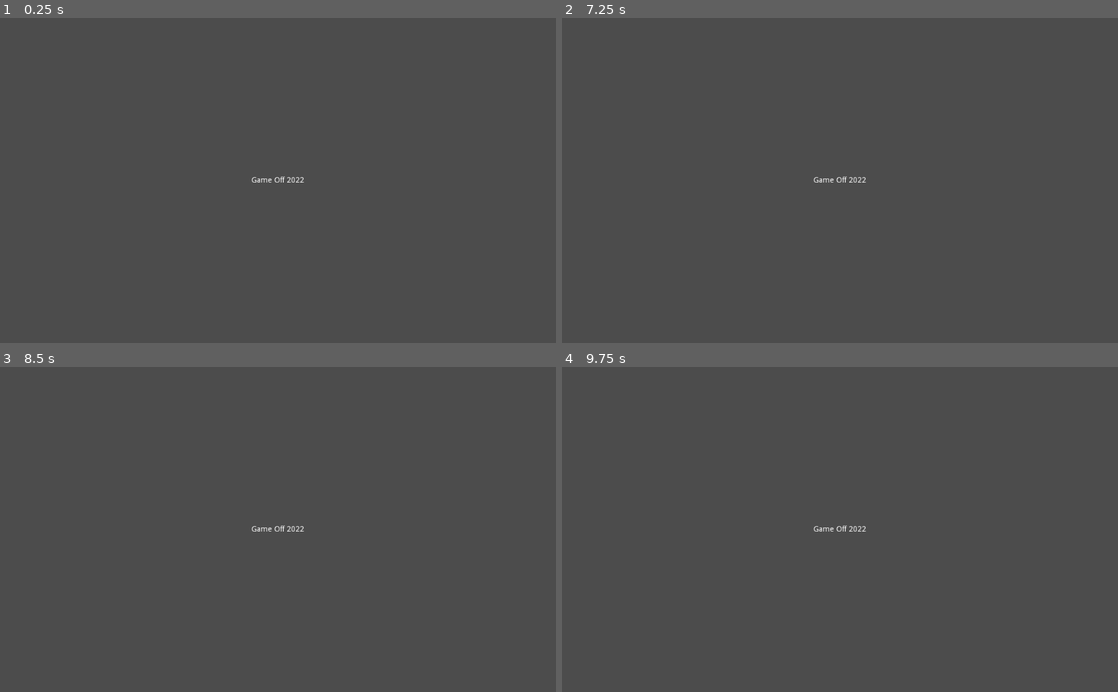
Above: before the commit, frames 1-4 (two rows, left to right).
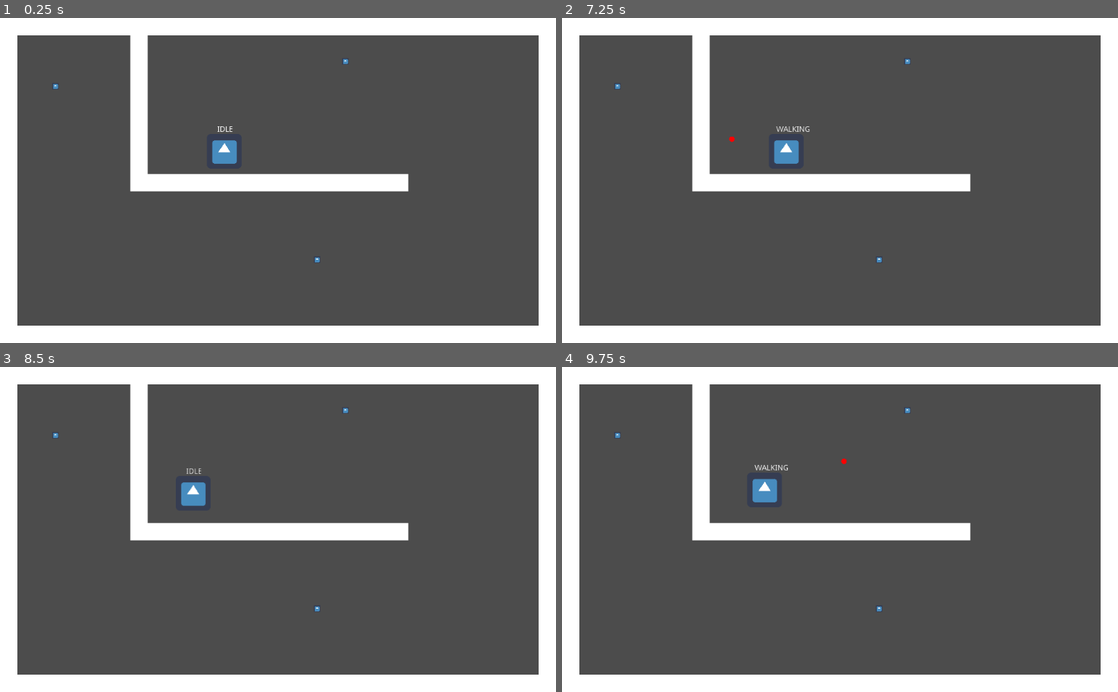
Above: after the commit, the same moments.

Repository: Lounge-Dev-Knights/gameoff-2022
Game: Godot game, scene res://Testlevel.tscn
The game is run twice, just before and just after one commit, with the same random seed, the same clock (stepped at 60 frames per second) and the same inputs. Before the commit the project starts from res://Titlescreen.tscn. The engine's default icon, where the game draws it, is replaced by a stand-in: a white triangle on a blue panel in a dark square.
Inputs:
- Up to frame 1 (0.25 s): no input
- Up to frame 2 (7.25 s): tap Enter at 0.5, 2, 3.5 s; tap Space at 1.25, 2.75, 4.25 s
- Up to frame 3 (8.5 s): no input
- Up to frame 4 (9.75 s): no input

The runs differ from the first frame. In frame 1, 21% of the frame differs, in the area x 0-100%, y 0-100%; in frame 2, 21%; in frame 3, 21%; in frame 4, 21%.

Commit message:
implement test level with state machine elephant

Diff:
--- /dev/null
+++ b/Apple.tscn
@@ -0,0 +1,17 @@
+[gd_scene load_steps=3 format=2]
+
+[ext_resource path="res://icon.png" type="Texture" id=1]
+
+[sub_resource type="CircleShape2D" id=1]
+radius = 8.0
+
+[node name="Apple" type="Area2D" groups=["items"]]
+collision_layer = 4
+collision_mask = 0
+
+[node name="Area2D" type="CollisionShape2D" parent="."]
+shape = SubResource( 1 )
+
+[node name="Icon" type="Sprite" parent="."]
+scale = Vector2( 0.2, 0.2 )
+texture = ExtResource( 1 )
--- /dev/null
+++ b/Elephant.gd
@@ -0,0 +1,75 @@
+extends KinematicBody2D
+
+const MAX_SPEED = 200
+
+enum State {
+	IDLE,
+	WALKING,
+	FETCHING,
+	FLEEING
+}
+
+var state: int
+
+var target: Node2D
+
+var velocity: Vector2
+
+
+# Called when the node enters the scene tree for the first time.
+func _ready() -> void:
+	randomize()
+	$FreeTarget.set_as_toplevel(true)
+	pass # Replace with function body.
+
+
+# Called every frame. 'delta' is the elapsed time since the previous frame.
+func _process(delta: float) -> void:
+	_process_state(delta)
+	update()
+
+
+func _physics_process(delta: float) -> void:
+	move_and_slide(velocity)
+
+
+func _draw() -> void:
+	if target:
+		draw_circle(to_local(target.global_position), 5, Color.red)
+
+
+func _process_state(delta: float) -> void:
+	$Label.text = State.keys()[state]
+
+	match state:
+		State.IDLE:
+			velocity *= (0.9 * delta)
+			check_items()
+			if randf() < 0.3 * delta:
+				state = State.WALKING
+				$RayCast2D.cast_to = to_local(Vector2(rand_range(0, 640), rand_range(0, 300)))
+				$RayCast2D.force_raycast_update()
+				if $RayCast2D.get_collider():
+					$FreeTarget.global_position = $RayCast2D.get_collision_point()
+				else:
+					$FreeTarget.global_position = to_global($RayCast2D.cast_to)
+
+				target = $FreeTarget
+
+
+				# target = Vector2(rand_range(0, 640), rand_range(0, 300))
+		State.WALKING:
+			check_items()
+			velocity = velocity.move_toward(to_local(target.global_position).clamped(MAX_SPEED), delta * 100)
+
+			if to_local(target.global_position).length() < sqrt(32 * 32 + 32 * 32):
+				state = State.IDLE
+				if target.is_in_group("items"):
+					target.queue_free()
+				target = null
+
+
+func check_items() -> void:
+	for body in $ItemDetectionArea.get_overlapping_areas():
+		target = body
+		pass
--- /dev/null
+++ b/Elephant.tscn
@@ -0,0 +1,40 @@
+[gd_scene load_steps=5 format=2]
+
+[ext_resource path="res://icon.png" type="Texture" id=1]
+[ext_resource path="res://Elephant.gd" type="Script" id=2]
+
+[sub_resource type="RectangleShape2D" id=1]
+extents = Vector2( 32, 32 )
+
+[sub_resource type="CircleShape2D" id=2]
+radius = 128.0
+
+[node name="Elephant" type="KinematicBody2D"]
+collision_mask = 0
+script = ExtResource( 2 )
+
+[node name="Icon" type="Sprite" parent="."]
+texture = ExtResource( 1 )
+
+[node name="CollisionShape2D" type="CollisionShape2D" parent="."]
+shape = SubResource( 1 )
+
+[node name="Label" type="Label" parent="."]
+margin_left = -18.0
+margin_top = -47.0
+margin_right = 22.0
+margin_bottom = -33.0
+align = 1
+
+[node name="ItemDetectionArea" type="Area2D" parent="."]
+collision_layer = 0
+collision_mask = 4
+
+[node name="CollisionShape2D" type="CollisionShape2D" parent="ItemDetectionArea"]
+shape = SubResource( 2 )
+
+[node name="FreeTarget" type="Position2D" parent="."]
+
+[node name="RayCast2D" type="RayCast2D" parent="."]
+enabled = true
+collision_mask = 12
--- /dev/null
+++ b/Testlevel.tscn
@@ -0,0 +1,129 @@
+[gd_scene load_steps=4 format=2]
+
+[ext_resource path="res://Apple.tscn" type="PackedScene" id=1]
+[ext_resource path="res://Elephant.tscn" type="PackedScene" id=2]
+[ext_resource path="res://Wall.tscn" type="PackedScene" id=3]
+
+[node name="Testlevel" type="Node2D"]
+
+[node name="Elephant" parent="." instance=ExtResource( 2 )]
+position = Vector2( 413, 246 )
+
+[node name="Apple" parent="." instance=ExtResource( 1 )]
+position = Vector2( 102, 126 )
+
+[node name="Apple2" parent="." instance=ExtResource( 1 )]
+position = Vector2( 584, 446 )
+
+[node name="Apple3" parent="." instance=ExtResource( 1 )]
+position = Vector2( 636, 80 )
+
+[node name="walls" type="Node2D" parent="."]
+
+[node name="Wall" parent="walls" instance=ExtResource( 3 )]
+position = Vector2( 64, 584 )
+
+[node name="Wall2" parent="walls" instance=ExtResource( 3 )]
+position = Vector2( 192, 584 )
+
+[node name="Wall3" parent="walls" instance=ExtResource( 3 )]
+position = Vector2( 320, 584 )
+
+[node name="Wall4" parent="walls" instance=ExtResource( 3 )]
+position = Vector2( 448, 584 )
+
+[node name="Wall5" parent="walls" instance=ExtResource( 3 )]
+position = Vector2( 576, 584 )
+
+[node name="Wall6" parent="walls" instance=ExtResource( 3 )]
+position = Vector2( 704, 584 )
+
+[node name="Wall7" parent="walls" instance=ExtResource( 3 )]
+position = Vector2( 832, 584 )
+
+[node name="Wall8" parent="walls" instance=ExtResource( 3 )]
+position = Vector2( 960, 584 )
+
+[node name="Wall9" parent="walls" instance=ExtResource( 3 )]
+position = Vector2( 64, 16 )
+
+[node name="Wall10" parent="walls" instance=ExtResource( 3 )]
+position = Vector2( 192, 16 )
+
+[node name="Wall11" parent="walls" instance=ExtResource( 3 )]
+position = Vector2( 320, 16 )
+
+[node name="Wall12" parent="walls" instance=ExtResource( 3 )]
+position = Vector2( 448, 16 )
+
+[node name="Wall13" parent="walls" instance=ExtResource( 3 )]
+position = Vector2( 576, 16 )
+
+[node name="Wall14" parent="walls" instance=ExtResource( 3 )]
+position = Vector2( 704, 16 )
+
+[node name="Wall15" parent="walls" instance=ExtResource( 3 )]
+position = Vector2( 832, 16 )
+
+[node name="Wall16" parent="walls" instance=ExtResource( 3 )]
+position = Vector2( 960, 16 )
+
+[node name="Wall17" parent="walls" instance=ExtResource( 3 )]
+position = Vector2( 16, 96 )
+rotation = 1.5708
+
+[node name="Wall18" parent="walls" instance=ExtResource( 3 )]
+position = Vector2( 16, 224 )
+rotation = 1.5708
+
+[node name="Wall19" parent="walls" instance=ExtResource( 3 )]
+position = Vector2( 16, 344 )
+rotation = 1.5708
+
+[node name="Wall20" parent="walls" instance=ExtResource( 3 )]
+position = Vector2( 16, 472 )
+rotation = 1.5708
+
+[node name="Wall21" parent="walls" instance=ExtResource( 3 )]
+position = Vector2( 16, 600 )
+rotation = 1.5708
+
+[node name="Wall22" parent="walls" instance=ExtResource( 3 )]
+position = Vector2( 1008, 96 )
+rotation = 1.5708
+
+[node name="Wall23" parent="walls" instance=ExtResource( 3 )]
+position = Vector2( 1008, 224 )
+rotation = 1.5708
+
+[node name="Wall24" parent="walls" instance=ExtResource( 3 )]
+position = Vector2( 1008, 344 )
+rotation = 1.5708
+
+[node name="Wall25" parent="walls" instance=ExtResource( 3 )]
+position = Vector2( 1008, 472 )
+rotation = 1.5708
+
+[node name="Wall26" parent="walls" instance=ExtResource( 3 )]
+position = Vector2( 1008, 600 )
+rotation = 1.5708
+
+[node name="Wall27" parent="walls" instance=ExtResource( 3 )]
+position = Vector2( 256, 96 )
+rotation = 1.5708
+
+[node name="Wall28" parent="walls" instance=ExtResource( 3 )]
+position = Vector2( 256, 224 )
+rotation = 1.5708
+
+[node name="Wall29" parent="walls" instance=ExtResource( 3 )]
+position = Vector2( 304, 304 )
+
+[node name="Wall30" parent="walls" instance=ExtResource( 3 )]
+position = Vector2( 432, 304 )
+
+[node name="Wall31" parent="walls" instance=ExtResource( 3 )]
+position = Vector2( 560, 304 )
+
+[node name="Wall32" parent="walls" instance=ExtResource( 3 )]
+position = Vector2( 688, 304 )
--- /dev/null
+++ b/Wall.tscn
@@ -0,0 +1,14 @@
+[gd_scene load_steps=2 format=2]
+
+[sub_resource type="RectangleShape2D" id=1]
+extents = Vector2( 64, 16 )
+
+[node name="Wall" type="StaticBody2D"]
+collision_layer = 8
+collision_mask = 3
+
+[node name="CollisionShape2D" type="CollisionShape2D" parent="."]
+shape = SubResource( 1 )
+
+[node name="Polygon2D" type="Polygon2D" parent="."]
+polygon = PoolVector2Array( -64, -16, 64, -16, 64, 16, -64, 16 )
--- a/project.godot
+++ b/project.godot
@@ -11,7 +11,7 @@
 [application]
 
 config/name="gameoff-2022"
-run/main_scene="res://Titlescreen.tscn"
+run/main_scene="res://Testlevel.tscn"
 config/icon="res://icon.png"
 
 [autoload]
@@ -23,6 +23,14 @@
 
 common/drop_mouse_on_gui_input_disabled=true
 
+[layer_names]
+
+2d_physics/layer_1="elephant"
+2d_physics/layer_2="character"
+2d_physics/layer_3="items"
+2d_physics/layer_4="walls"
+2d_physics/layer_5="stairs"
+
 [physics]
 
 common/enable_pause_aware_picking=true
